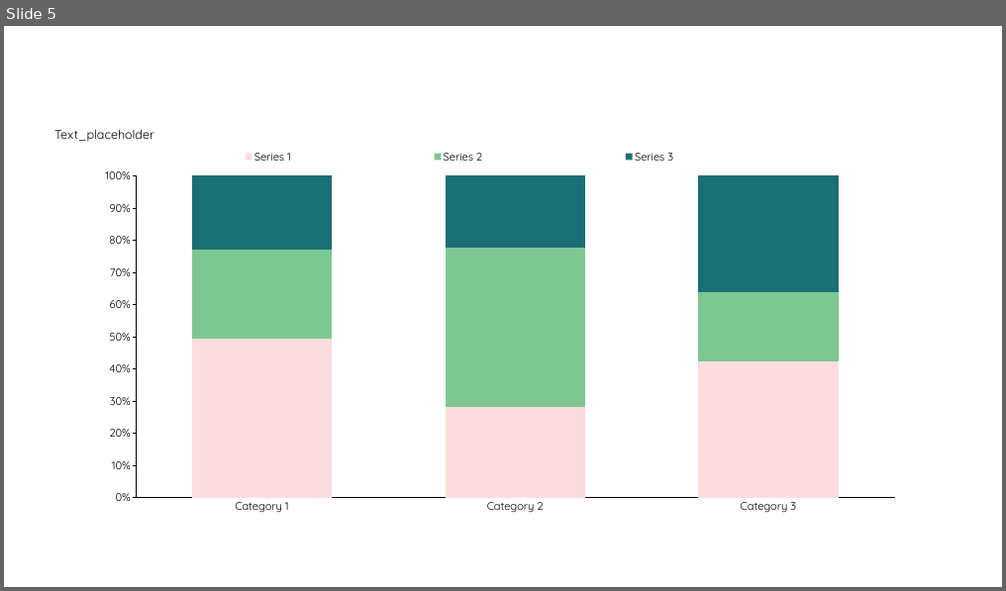
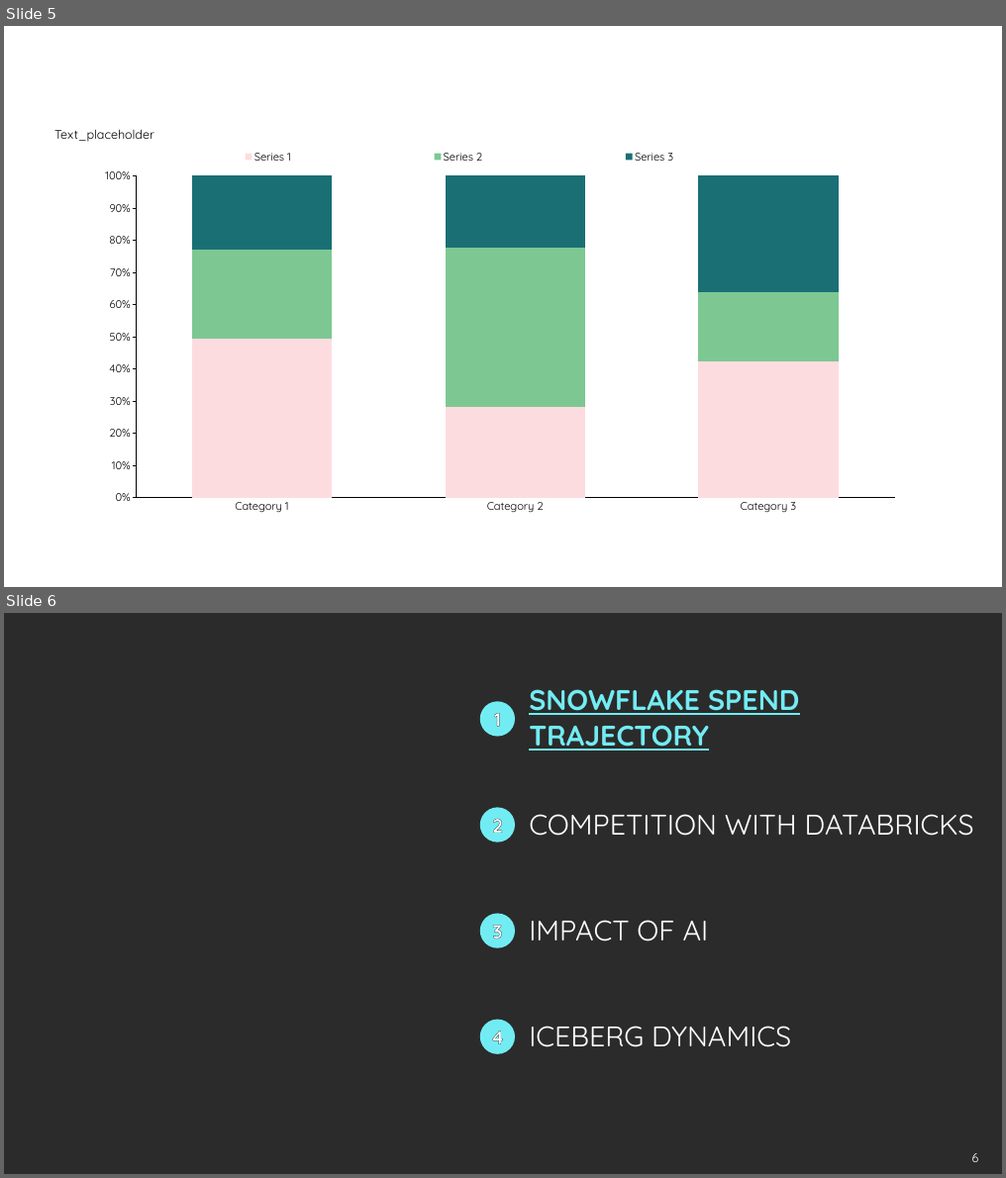
Before and after one commit to Duomi-Inc/powerpoint_api_demo, a slide deck: template_v3.pptx. Shown one above the other, each under a label of ours: slide 5 before the commit, slides 5 and 6 after it. The pictures are 1006x591 and 1006x1178 pixels, drawn with LibreOffice and Linux fonts; fonts in the diff are those of the drawing; background and template pictures are left out; a plain dark background stands for a picture behind light text. Boxes give left, top, right and bottom in pixels: in the first picture for what was removed or moved away, otherwise in the second. Text is boxed around its words. In the diff, an @@ line names an element or a change of style, - is before the commit and + after.

```diff
--- a/template_v3.pptx
+++ b/template_v3.pptx
@@ slide 6 added at <box>4,613,1002,1174</box>, background picture (left out) @@
@@ table added at <box>524,664,991,1089</box>, 4 rows, 1 columns @@
+SNOWFLAKE SPEND TRAJECTORY
+COMPETITION WITH DATABRICKS
+IMPACT OF AI
+ICEBERG DYNAMICS
@@ ellipse added at <box>480,701,515,736</box>, fill #72ECF3, 28 pt, text #FFFFFF, bold @@
+1
@@ ellipse added at <box>480,808,515,843</box>, fill #72ECF3, 28 pt, text #FFFFFF, bold @@
+2
@@ ellipse added at <box>480,913,515,949</box>, fill #72ECF3, 28 pt, text #FFFFFF, bold @@
+3
@@ ellipse added at <box>480,1020,515,1055</box>, fill #72ECF3, 28 pt, text #FFFFFF, bold @@
+4
@@ page number added at <box>972,1154,979,1162</box>, 18 pt, text #FFFFFF @@
+6
```
Also in this commit, not shown: 8 other files.
